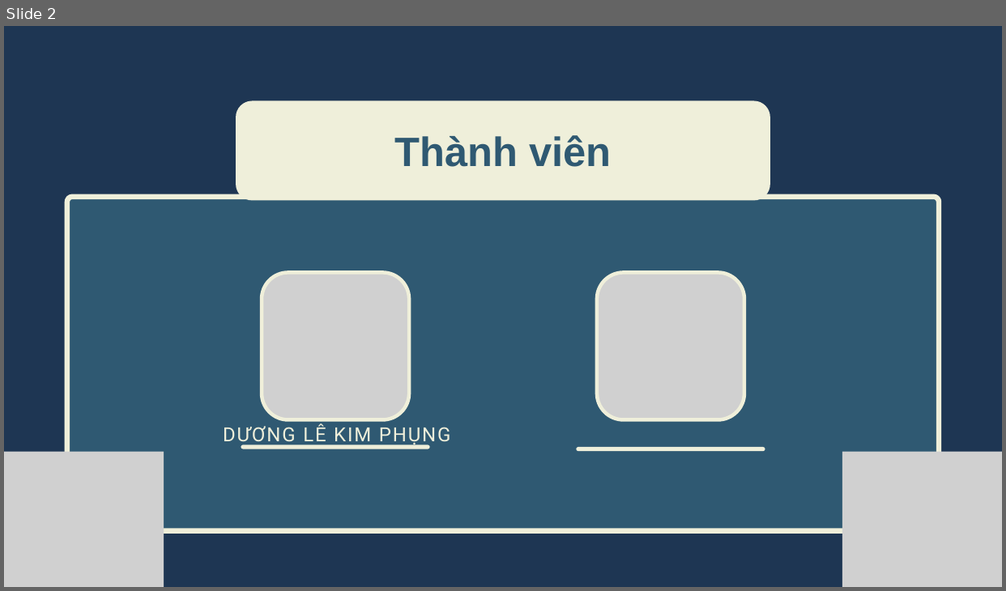
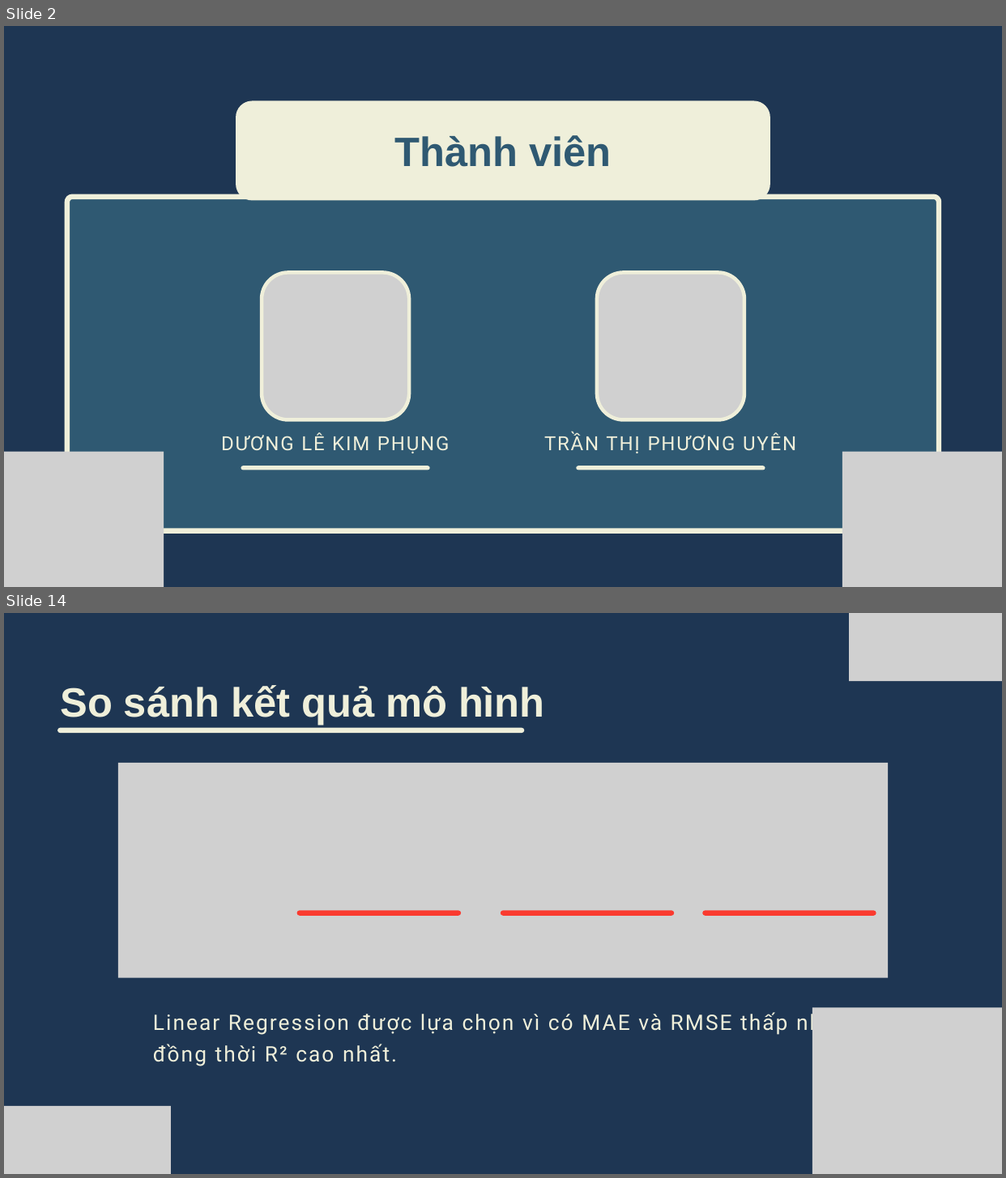
Before and after one commit to kimphungduongle9-debug/spotify-vn-trend-analysis, a slide deck: slides/Slide_Phan_tich_Spotify.pptx. Shown one above the other, each under a label of ours: slide 2 before the commit, slides 2 and 14 after it; the slides between them are not shown. The pictures are 1006x591 and 1006x1178 pixels, drawn with LibreOffice and Linux fonts; fonts in the diff are those of the drawing; grey boxes stand for pictures. Boxes give left, top, right and bottom in pixels: in the first picture for what was removed or moved away, otherwise in the second. Text is boxed around its words. In the diff, an @@ line names an element or a change of style, - is before the commit and + after.

```diff
--- a/slides/Slide_Phan_tich_Spotify.pptx
+++ b/slides/Slide_Phan_tich_Spotify.pptx
@@ slide 14 added at [4, 613, 1002, 1174], background #1E3653 @@
@@ picture added at [850, 613, 1002, 681] @@
@@ text added at [60, 685, 545, 726], 59.2 pt, text #EFEFDA, bold @@
+So sánh kết quả mô hình
@@ line added from (60, 730) to (522, 730), #EFEFDA 7.5 pt @@
@@ picture added at [118, 763, 889, 978] @@
@@ line added from (300, 914) to (458, 914), #FA3A2F 7.5 pt @@
@@ line added from (503, 914) to (671, 914), #FA3A2F 7.5 pt @@
@@ line added from (705, 914) to (874, 914), #FA3A2F 7.5 pt @@
@@ text added at [153, 1011, 849, 1067], 30.9 pt, text #EFEFDA @@
+Linear Regression được lựa chọn vì có MAE và RMSE thấp nhất, đồng thời R² cao nhất.
@@ picture added at [812, 1007, 1002, 1174] @@
@@ picture added at [4, 1106, 171, 1174] @@
@@ slide 2 changed as well @@
@@ text "DƯƠNG LÊ KIM PHỤNG": place and size @@
-text "DƯƠNG LÊ KIM PHỤNG" at [223, 424, 451, 446]
+text "DƯƠNG LÊ KIM PHỤNG" at [221, 433, 450, 454]
@@ text added at [544, 433, 796, 454], 28.1 pt, text #EFEFDA @@
+TRẦN THỊ PHƯƠNG UYÊN
@@ line moved from (243, 447) - (428, 447) to (243, 468) - (428, 468) @@
@@ line moved from (578, 449) - (763, 449) to (578, 468) - (763, 468) @@
```
Also in this commit, not shown: 1 other slide changed, 16 other slides added, 9 slides removed, 1 other file.
